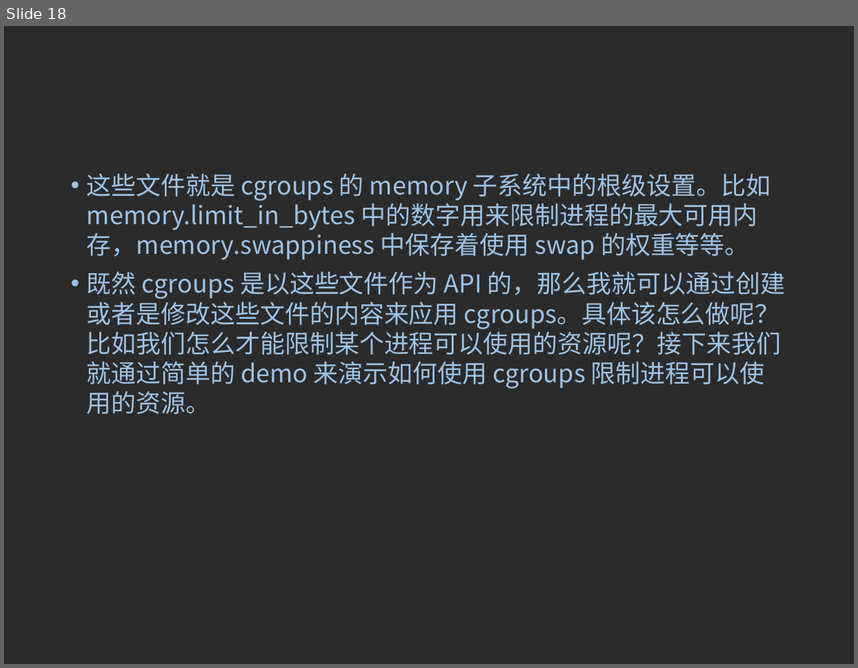
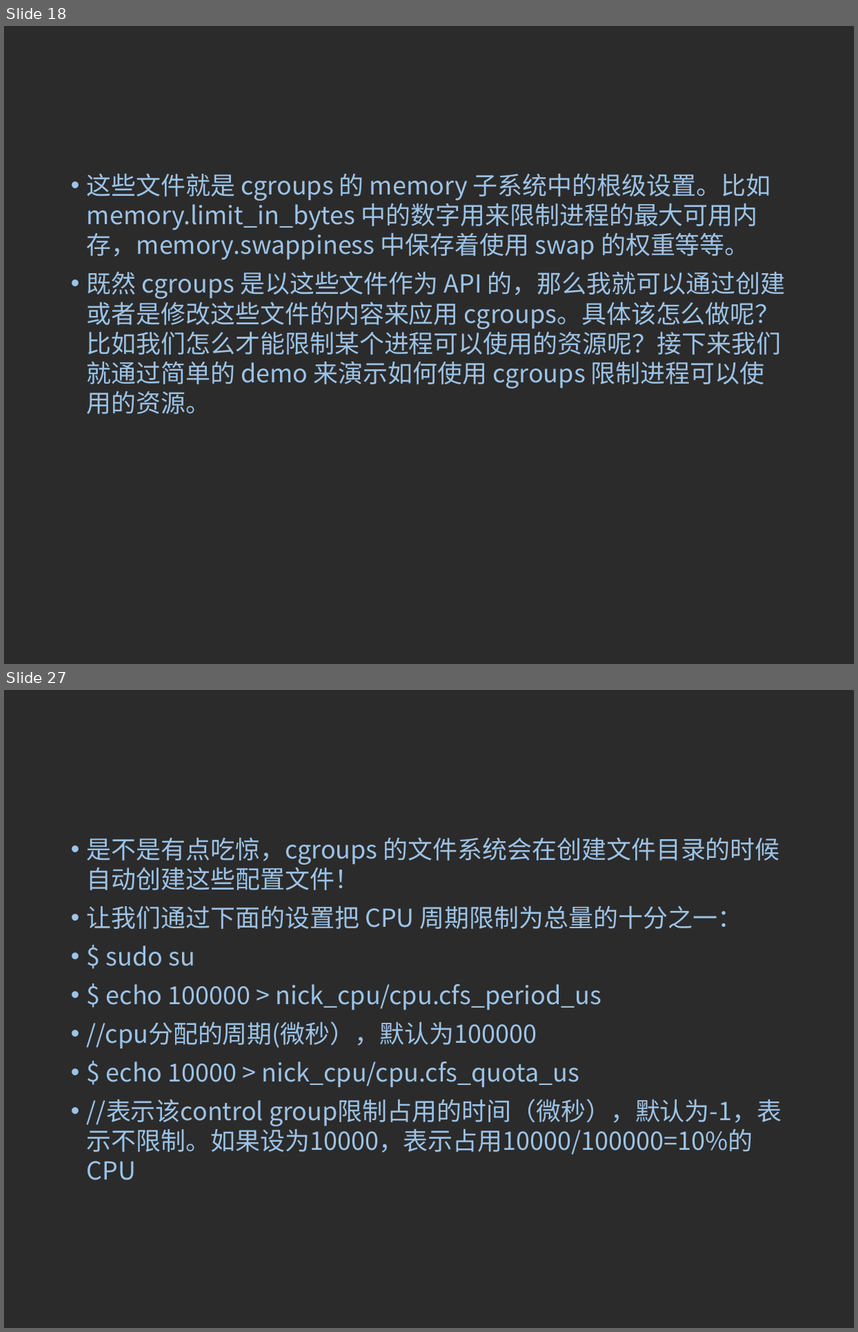
Before and after one commit to 15905100791/learning-records, a slide deck: Cgroups/CGroups简介.ppt. Shown one above the other, each under a label of ours: slide 18 before the commit, slides 18 and 27 after it; the slides between them are not shown. The pictures are 858x668 and 858x1332 pixels, drawn with LibreOffice and Linux fonts; fonts in the diff are those of the drawing; background and template pictures are left out; a plain dark background stands for a picture behind light text. Boxes give left, top, right and bottom in pixels: in the first picture for what was removed or moved away, otherwise in the second. Text is boxed around its words. In the diff, an @@ line names an element or a change of style, - is before the commit and + after.

```diff
--- a/Cgroups/CGroups简介.ppt
+++ b/Cgroups/CGroups简介.ppt
@@ slide 27 added at box(4, 690, 854, 1328), background picture (left out) @@
@@ text added at box(87, 837, 782, 1180), 21 pt, text #9DC3E6 @@
+• 是不是有点吃惊，cgroups 的文件系统会在创建文件目录的时候自动创建这些配置文件！
+• 让我们通过下面的设置把 CPU 周期限制为总量的十分之一：
+• $ sudo su
+• $ echo 100000 > nick_cpu/cpu.cfs_period_us
+• //cpu分配的周期(微秒），默认为100000
+• $ echo 10000 > nick_cpu/cpu.cfs_quota_us
+• //表示该control group限制占用的时间（微秒），默认为-1，表示不限制。如果设为10000，表示占用10000/100000=10%的CPU
```
Also in this commit, not shown: 1 slide changed, 16 other slides added, 3 slides removed, 3 other files.
